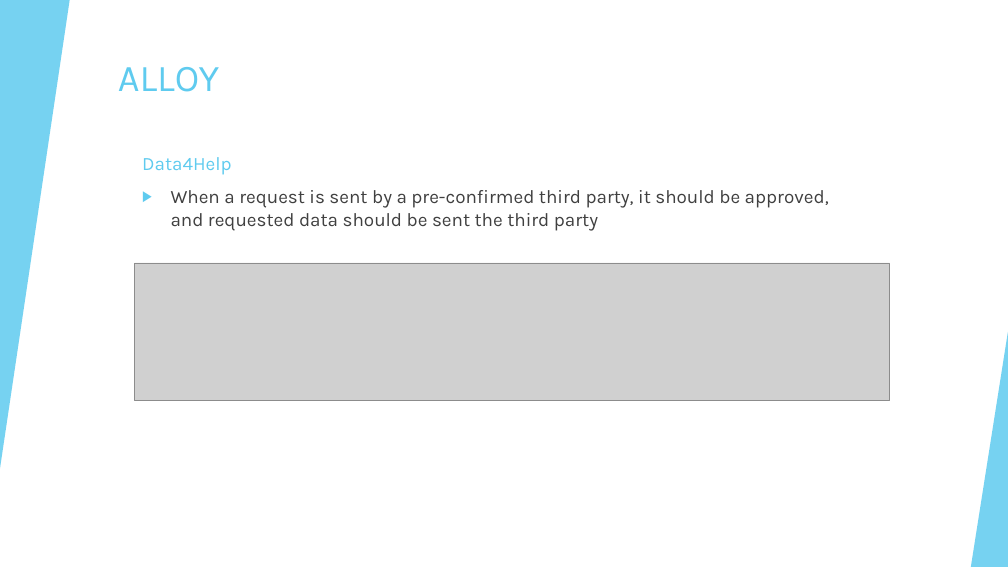
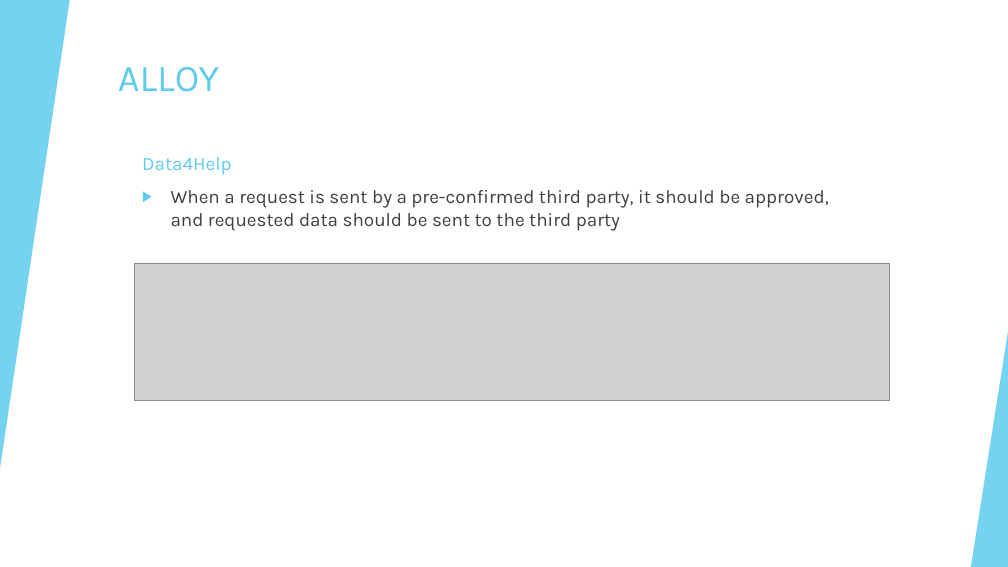
Before and after one commit to talipturkmen/GunayTastiTurkmen, a slide deck: slide 11 of Design-Process/software.pptx. Drawn at 1008x567 pixels with LibreOffice and Linux fonts; fonts in the diff are those of the drawing; grey boxes stand for pictures. Boxes give left, top, right and bottom in pixels: in the first picture for what was removed or moved away, otherwise in the second. Text is boxed around its words. In the diff, an @@ line names an element or a change of style, - is before the commit and + after.

Commit message:
Presentation update

```diff
--- a/Design-Process/software.pptx
+++ b/Design-Process/software.pptx
@@ text at (171, 190, 829, 231): text changed @@
-▶ When a request is sent by a pre-confirmed third party, it should be approved, and requested data should be sent the third party
+▶ When a request is sent by a pre-confirmed third party, it should be approved, and requested data should be sent to the third party
```
Also in this commit, not shown: 1 other slide changed.
